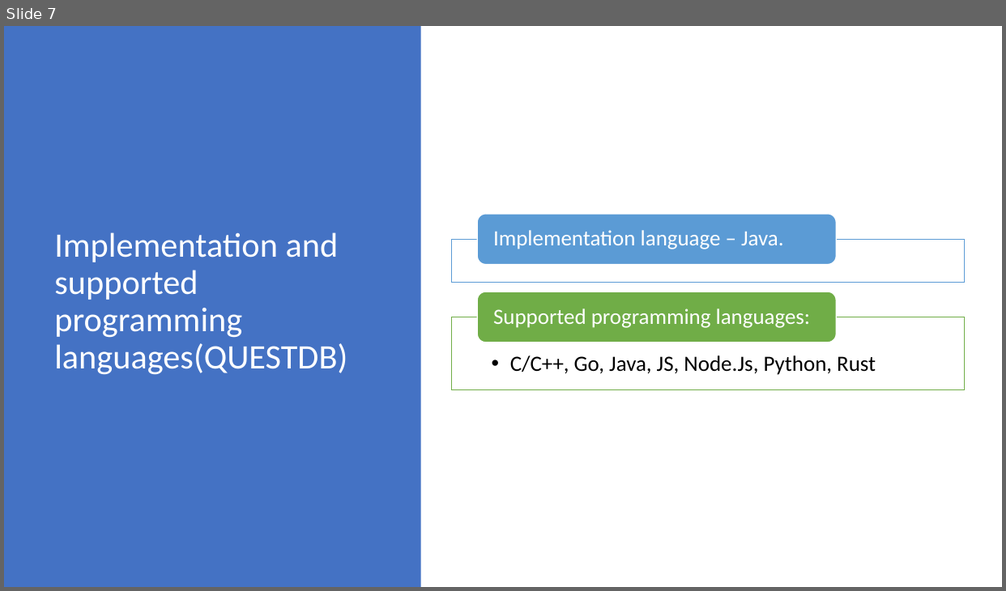
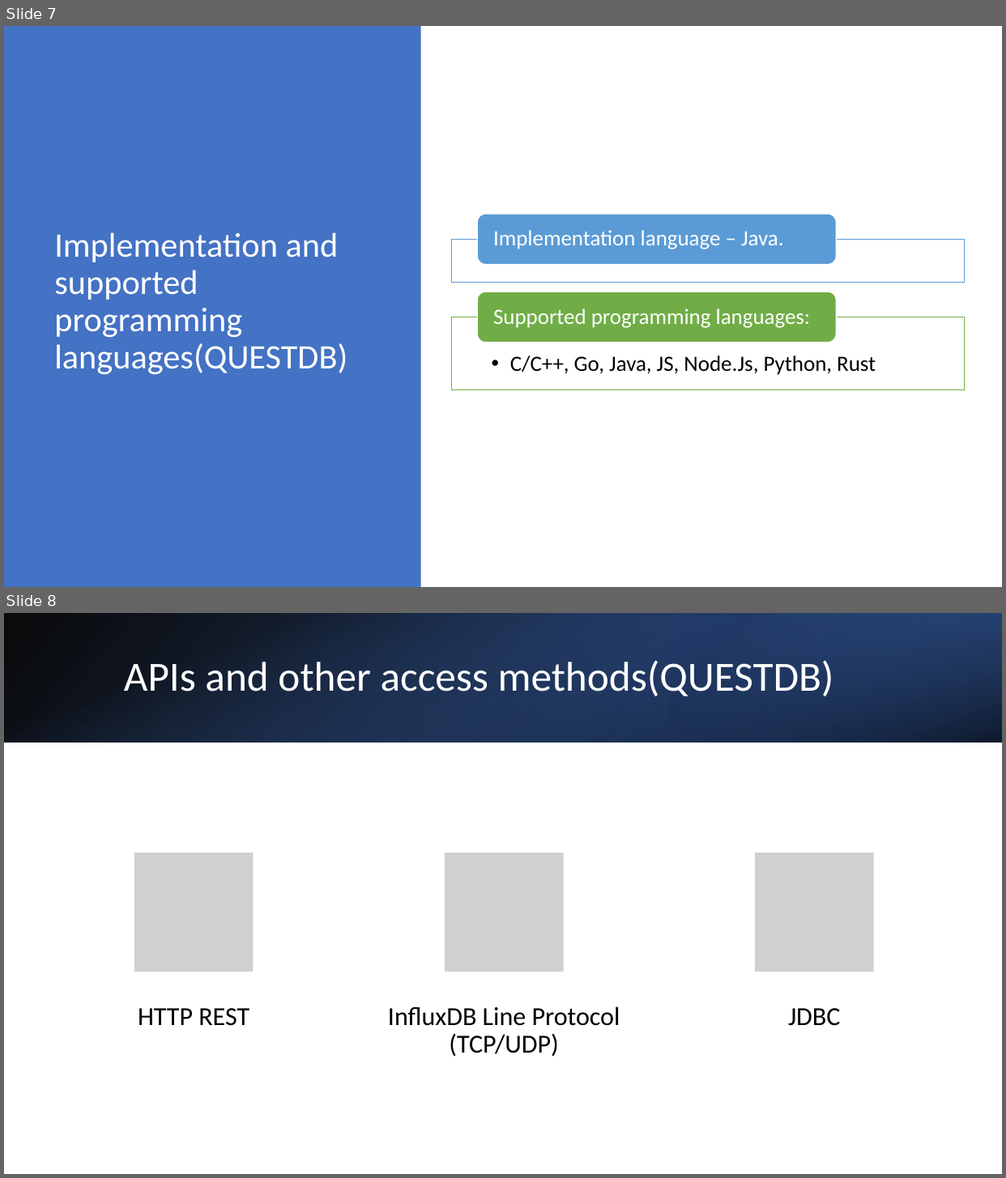
Before and after one commit to Warglaive/SaaS-MachineLearningPlatform-Research, a slide deck: Tech Stack/DatabasesComparison.pptx. Shown one above the other, each under a label of ours: slide 7 before the commit, slides 7 and 8 after it. The pictures are 1006x591 and 1006x1178 pixels, drawn with LibreOffice and Linux fonts; fonts in the diff are those of the drawing; grey boxes stand for pictures. Boxes give left, top, right and bottom in pixels: in the first picture for what was removed or moved away, otherwise in the second. Text is boxed around its words. In the diff, an @@ line names an element or a change of style, - is before the commit and + after.

```diff
--- a/Tech Stack/DatabasesComparison.pptx
+++ b/Tech Stack/DatabasesComparison.pptx
@@ slide 8 added at <box>4,613,1002,1174</box>, background #FFFFFF @@
@@ rectangle added at <box>4,613,1002,742</box>, fill gradient #000000 to #2F5597 @@
@@ rectangle added at <box>4,613,1002,742</box>, fill gradient #4472C4 to #000000 @@
@@ rectangle added at <box>670,613,1002,742</box>, fill gradient #203864 to #4472C4 @@
@@ title added at <box>124,660,834,696</box>, 40 pt, text #FFFFFF @@
+APIs and other access methods(QUESTDB)
@@ group added at <box>134,854,874,1056</box>: 3 pictures, 3 texts @@
+HTTP REST
+InfluxDB Line Protocol (TCP/UDP)
+JDBC
```
